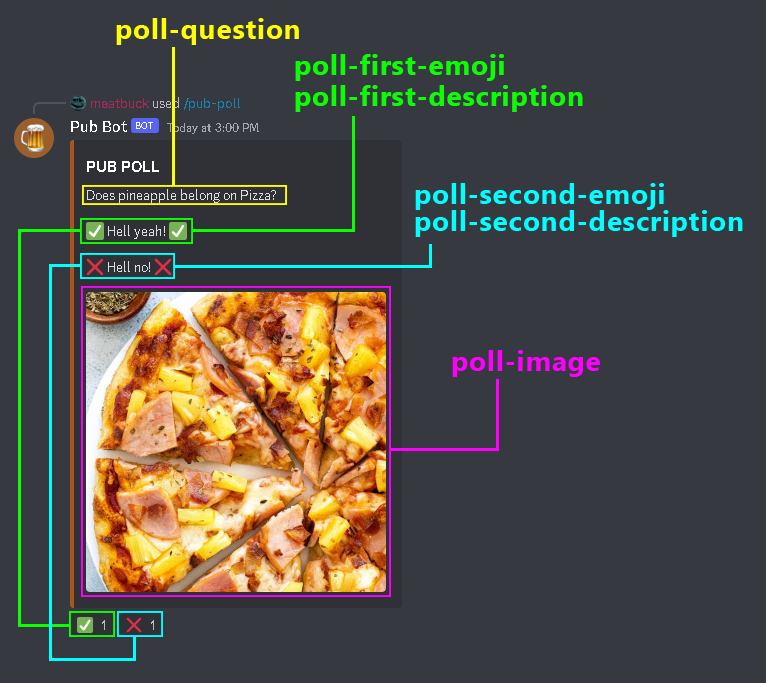
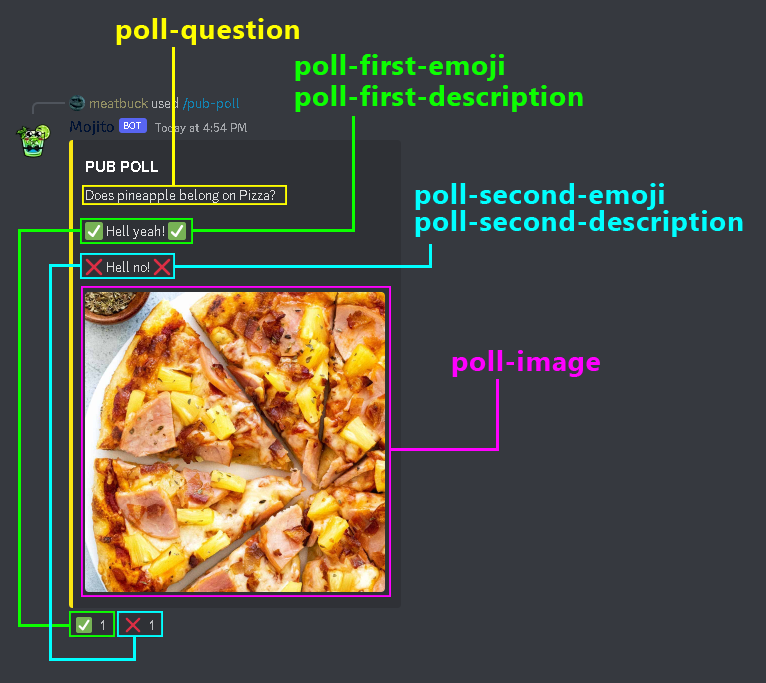
Two versions of the same layered image (766 x 683). Layer-by-layer changes:
added layer "Layer 3" above "Layer 2" over [14, 95, 402, 638]
hid "Layer 2" over [14, 95, 402, 638]
